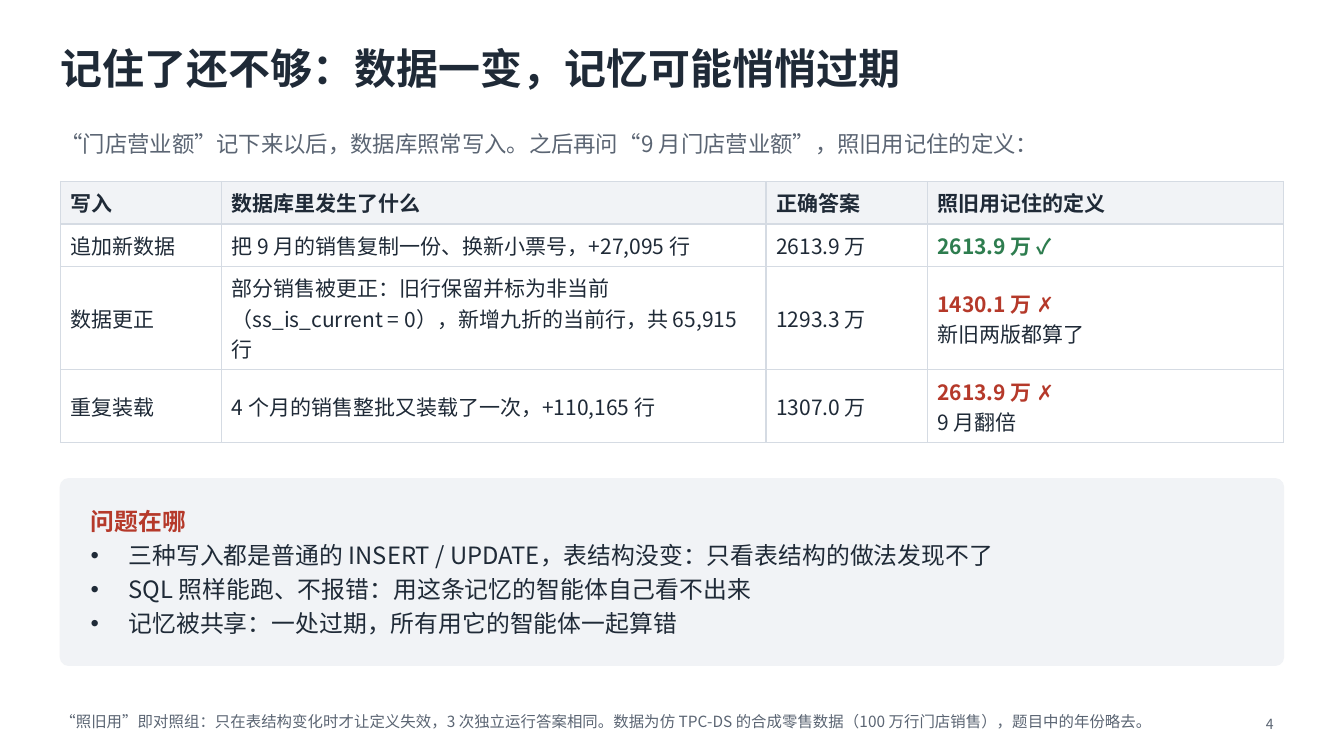
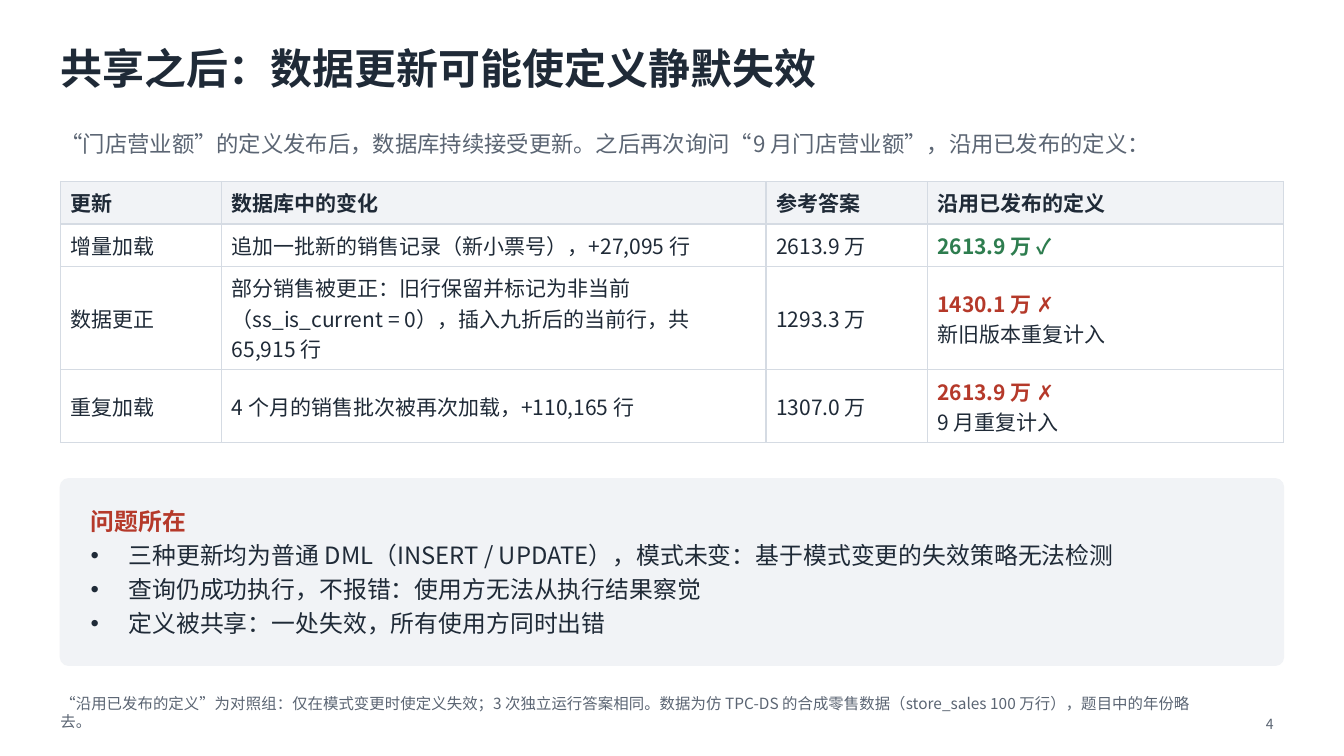
Before and after one commit to mmmttt000045/agent4db-adapter, a slide deck: slide 4 of docs/mavra-system.pptx. Drawn at 1344x756 pixels with LibreOffice and Linux fonts; fonts in the diff are those of the drawing. Boxes give left, top, right and bottom in pixels: in the first picture for what was removed or moved away, otherwise in the second. Text is boxed around its words. In the diff, an @@ line names an element or a change of style, - is before the commit and + after.

```diff
--- a/docs/mavra-system.pptx
+++ b/docs/mavra-system.pptx
@@ title at bbox=[60, 48, 816, 88]: text changed @@
-记住了还不够：数据一变，记忆可能悄悄过期
+共享之后：数据更新可能使定义静默失效
@@ text at bbox=[60, 133, 1150, 154]: text changed @@
-“门店营业额”记下来以后，数据库照常写入。之后再问“9 月门店营业额”，照旧用记住的定义：
+“门店营业额”的定义发布后，数据库持续接受更新。之后再次询问“9 月门店营业额”，沿用已发布的定义：
@@ table at bbox=[60, 181, 1284, 436] @@
-row 1: 写入 | 数据库里发生了什么 | 正确答案 | 照旧用记住的定义
+row 1: 更新 | 数据库中的变化 | 参考答案 | 沿用已发布的定义
-row 2, column 1: 追加新数据
+row 2, column 1: 增量加载
-row 2, column 2: 把 9 月的销售复制一份、换新小票号，+27,095 行
+row 2, column 2: 追加一批新的销售记录（新小票号），+27,095 行
-row 3, column 2: 部分销售被更正：旧行保留并标为非当前（ss_is_current = 0），新增九折的当前行，共 65,915 行
+row 3, column 2: 部分销售被更正：旧行保留并标记为非当前（ss_is_current = 0），插入九折后的当前行，共 65,915 行
-row 3, column 4: 1430.1 万 ✗ / 新旧两版都算了
+row 3, column 4: 1430.1 万 ✗ / 新旧版本重复计入
-row 4: 重复装载 | 4 个月的销售整批又装载了一次，+110,165 行 | 1307.0 万 | 2613.9 万 ✗ / 9 月翻倍
+row 4: 重复加载 | 4 个月的销售批次被再次加载，+110,165 行 | 1307.0 万 | 2613.9 万 ✗ / 9 月重复计入
@@ text at bbox=[91, 510, 1114, 634]: text changed @@
-问题在哪
-• 三种写入都是普通的 INSERT / UPDATE，表结构没变：只看表结构的做法发现不了
-• SQL 照样能跑、不报错：用这条记忆的智能体自己看不出来
-• 记忆被共享：一处过期，所有用它的智能体一起算错
+问题所在
+• 三种更新均为普通 DML（INSERT / UPDATE），模式未变：基于模式变更的失效策略无法检测
+• 查询仍成功执行，不报错：使用方无法从执行结果察觉
+• 定义被共享：一处失效，所有使用方同时出错
@@ text at bbox=[60, 696, 1189, 728]: text changed @@
-“照旧用”即对照组：只在表结构变化时才让定义失效，3 次独立运行答案相同。数据为仿 TPC-DS 的合成零售数据（100 万行门店销售），题目中的年份略去。
+“沿用已发布的定义”为对照组：仅在模式变更时使定义失效；3 次独立运行答案相同。数据为仿 TPC-DS 的合成零售数据（store_sales 100 万行），题目中的年份略去。
```
Also in this commit, not shown: 17 other slides changed, 8 other files.
